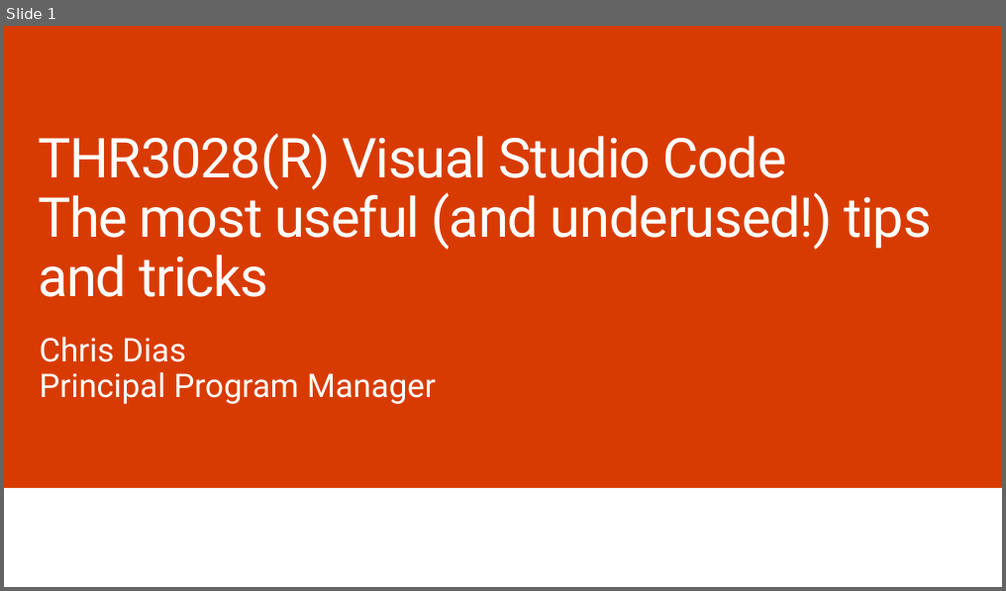
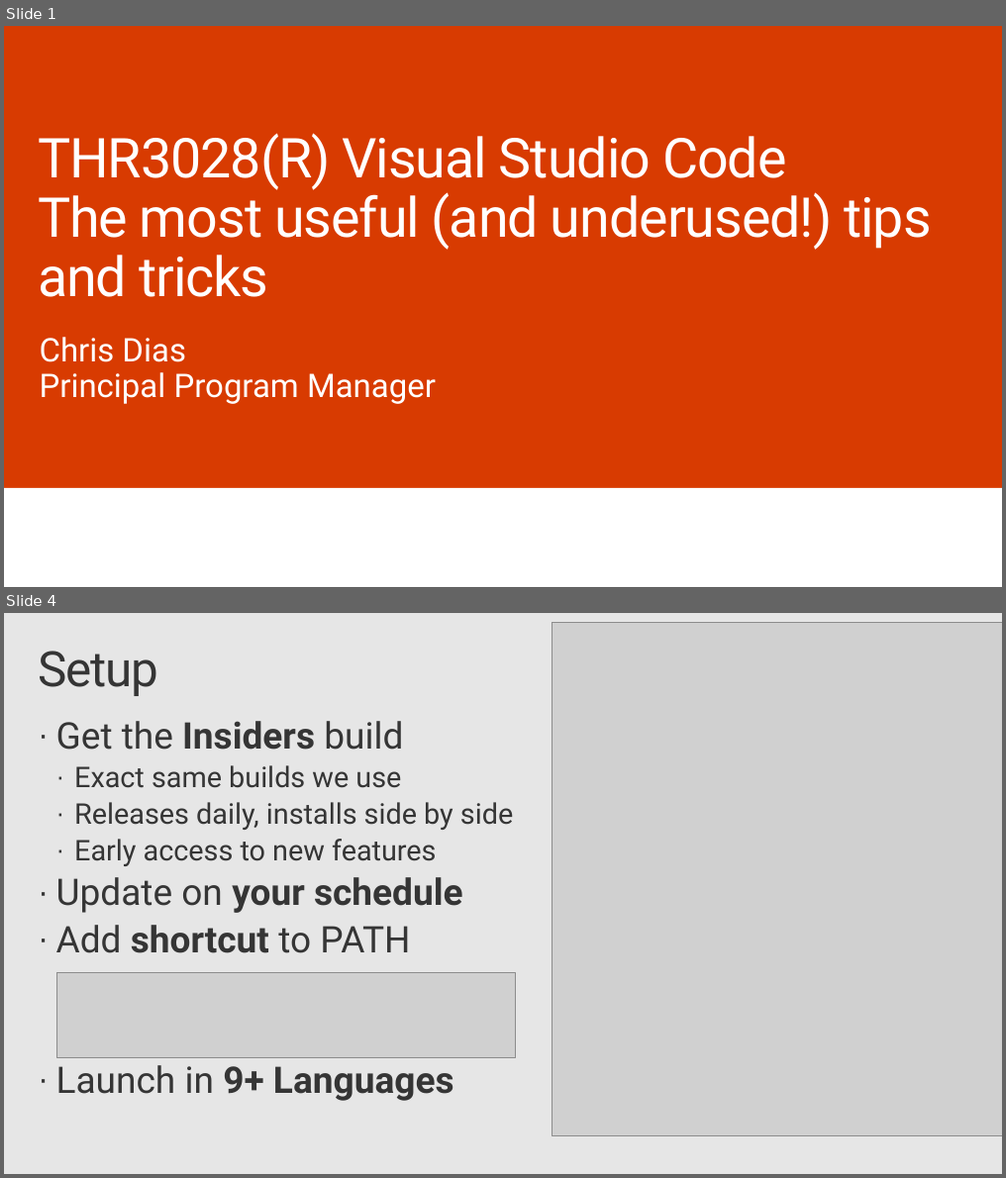
Before and after one commit to chrisdias/ignite2017, a slide deck: thr3028(r).chrisdias.vscodetipstricks.pptx. Shown one above the other, each under a label of ours: slide 1 before the commit, slides 1 and 4 after it; the slides between them are not shown. The pictures are 1006x591 and 1006x1178 pixels, drawn with LibreOffice and Linux fonts; fonts in the diff are those of the drawing; grey boxes stand for pictures; background and template pictures are left out. Boxes give left, top, right and bottom in pixels: in the first picture for what was removed or moved away, otherwise in the second. Text is boxed around its words. In the diff, an @@ line names an element or a change of style, - is before the commit and + after.

```diff
--- a/thr3028(r).chrisdias.vscodetipstricks.pptx
+++ b/thr3028(r).chrisdias.vscodetipstricks.pptx
@@ slide 4 added at (x1=4, y1=613, x2=1002, y2=1174), background #E6E6E6 @@
@@ picture added at (x1=552, y1=623, x2=1002, y2=1136) @@
@@ title added at (x1=38, y1=651, x2=158, y2=696), 48 pt, text #353535 @@
+Setup
@@ text added at (x1=56, y1=721, x2=513, y2=1101), 28 pt, text #353535 @@
+· Get the Insiders build
+  · Exact same builds we use
+  · Releases daily, installs side by side
+  · Early access to new features
+· Update on your schedule
+· Add shortcut to PATH
+· Launch in 9+ Languages
@@ picture added at (x1=56, y1=973, x2=516, y2=1058) @@
```
Also in this commit, not shown: 2 slides changed, 11 other slides added, 2 slides removed, 4 other files.
